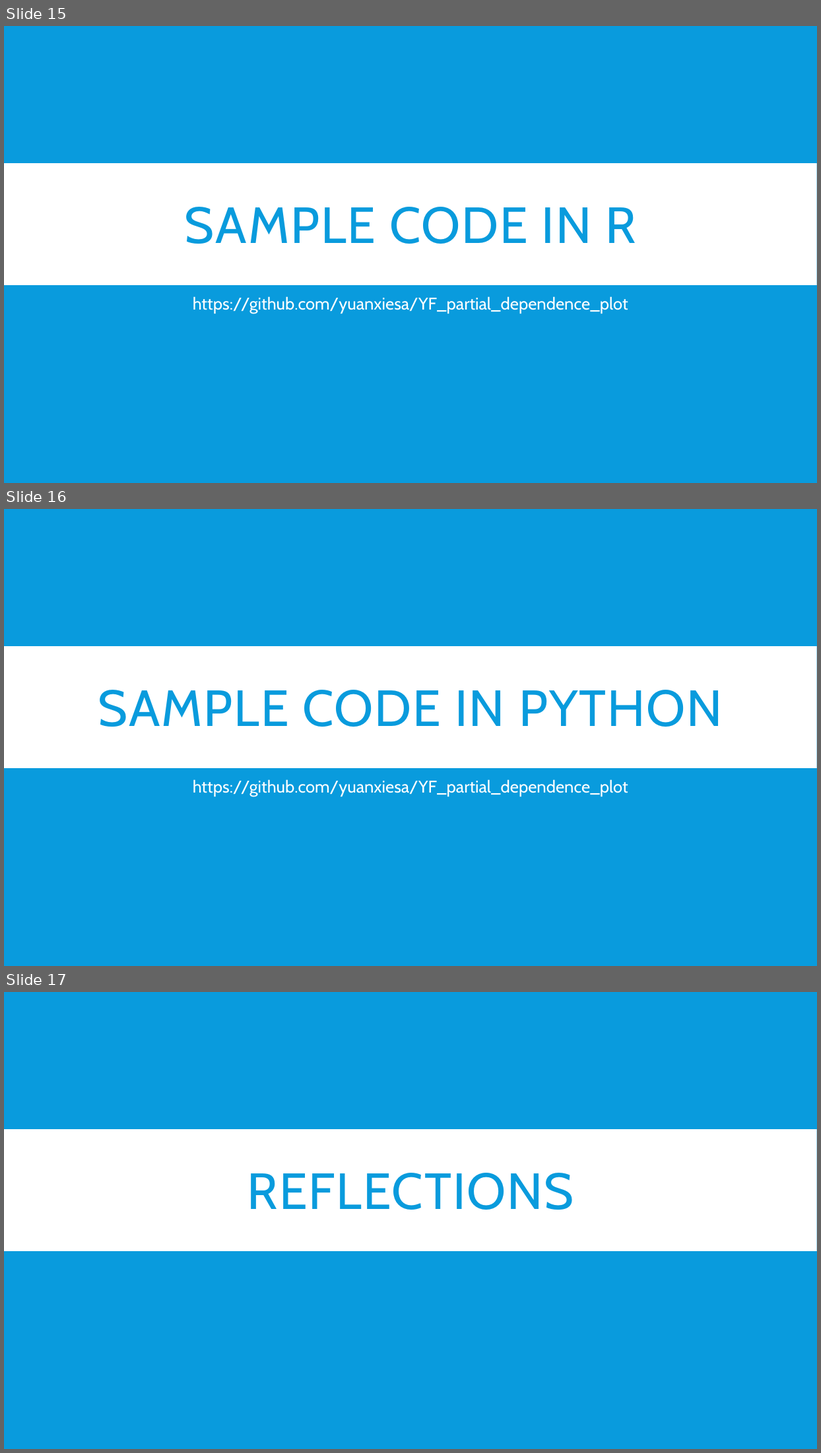
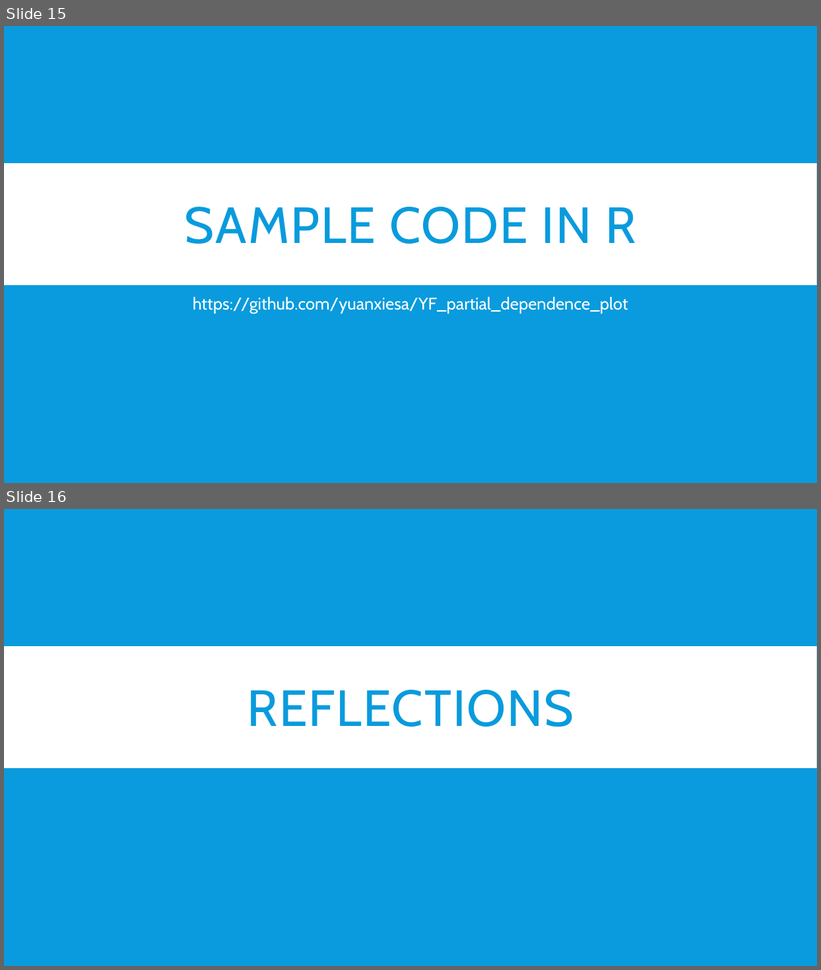
Before and after one commit to yuanxiesa/YF_partial_dependence_plot, a slide deck: Partial Dependence Plot.pptx. Shown one above the other, each under a label of ours: slides 15, 16 and 17 before the commit, slides 15 and 16 after it. The pictures are 821x1453 and 821x970 pixels, drawn with LibreOffice and Linux fonts; fonts in the diff are those of the drawing. Boxes give left, top, right and bottom in pixels: in the first picture for what was removed or moved away, otherwise in the second. Text is boxed around its words. In the diff, an @@ line names an element or a change of style, - is before the commit and + after.

```diff
--- a/Partial Dependence Plot.pptx
+++ b/Partial Dependence Plot.pptx
@@ slide 16 removed at (4, 509, 817, 966), background #099BDD; not listed: 1 template element that a slide beside it also shows @@
@@ title removed at (98, 690, 723, 727) @@
-SAMPLE CODE IN PYTHON
@@ subtitle removed at (193, 780, 628, 797) @@
-https://github.com/yuanxiesa/YF_partial_dependence_plot
@@ what was slide 17 is now slide 16 @@
```
